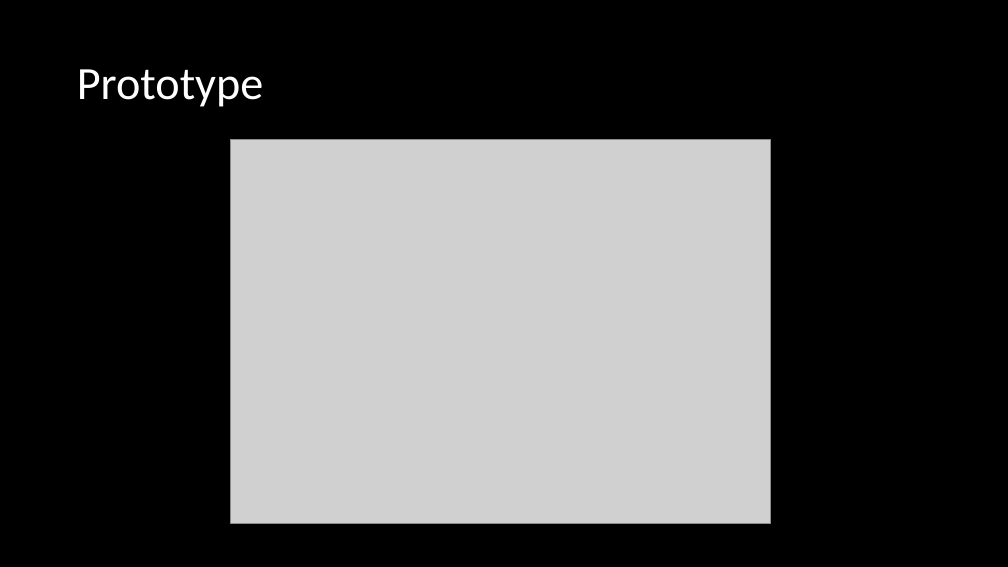
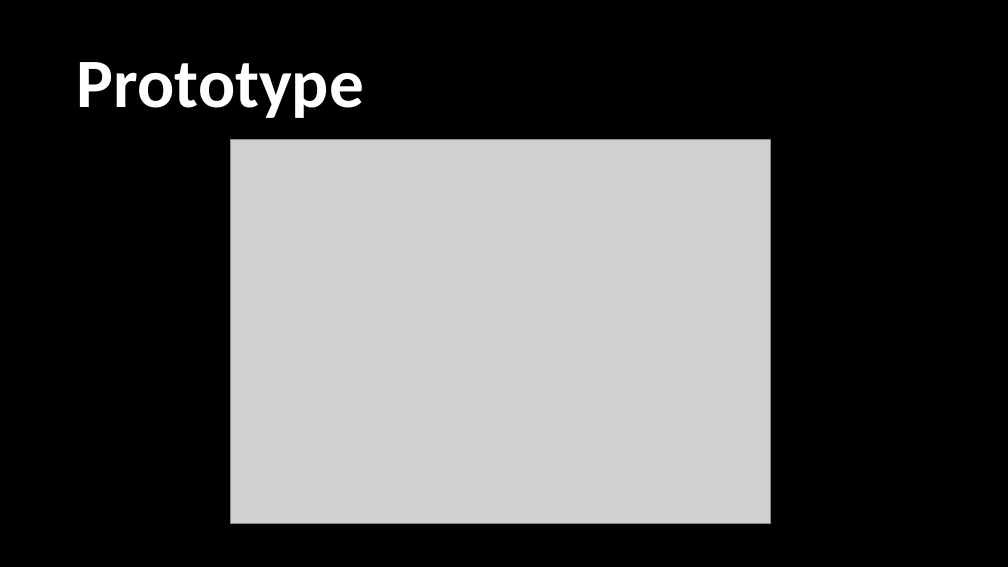
Before and after one commit to SDSMT-CSC464-F15/arm, a slide deck: slide 23 of Documents/ClientPresent3FOREAL.pptx. Drawn at 1008x567 pixels with LibreOffice and Linux fonts; fonts in the diff are those of the drawing; grey boxes stand for pictures. Boxes give left, top, right and bottom in pixels: in the first picture for what was removed or moved away, otherwise in the second. Text is boxed around its words. In the diff, an @@ line names an element or a change of style, - is before the commit and + after.

```diff
--- a/Documents/ClientPresent3FOREAL.pptx
+++ b/Documents/ClientPresent3FOREAL.pptx
@@ title "Prototype" at (77, 62, 364, 118): size 44 to 66 pt, bold on @@
```
Also in this commit, not shown: 2 other slides changed, 2 slides added.
